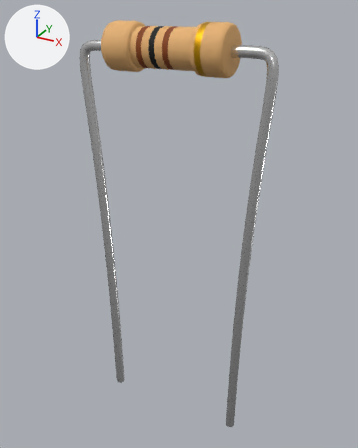
A saved change to the FBX model Assets/Models/Components/Resistor/Resistor.fbx.
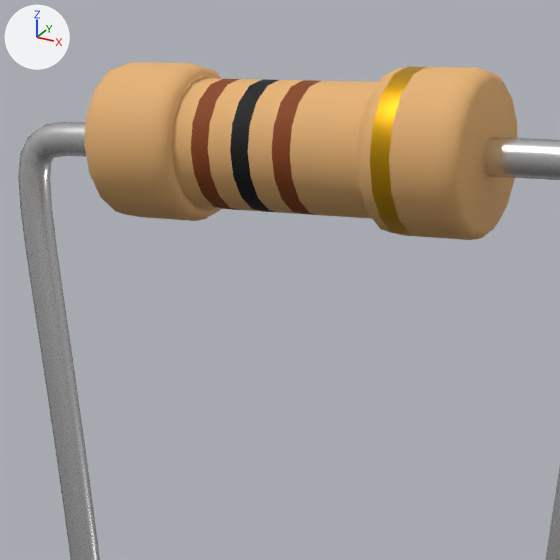
Each version is shown whole from a camera (50 mm lens) standing at (0.01148, -0.03378, 0.0232) and looking at (0.00018, -0.01323, 0.01293), then close up on the part from 21% to 71% of the width and 0% to 41% of the height. The axes (+X, +Y, +Z) are drawn at upper left. The lights are the same throughout. The older version's two pictures come first. Where no turn or scale is listed for an object, it has been applied to the vertices. Vertices at exactly the same position are counted once.

The first close-up shows 'Legs.002', 'Resistor-Axial Blue'.
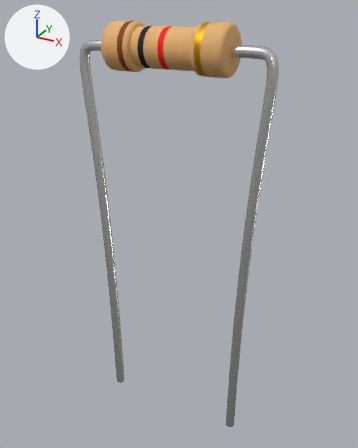
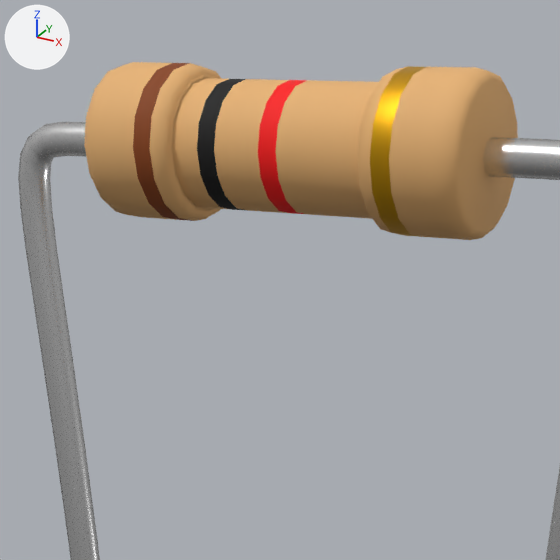
Boxes [x1, y1, x2, y2] around the edits, measured in the close-ups (560 x 560 px; the box of a moved part takes in the faces that stretch with it):
part 1 of me_cylinder_008, moved or reshaped: before [230, 79, 280, 213]; after [197, 79, 248, 211]
part 2 of me_cylinder_008, moved or reshaped: before [208, 79, 264, 212]; after [175, 78, 228, 209]
part 3 of me_cylinder_008, moved or reshaped: before [173, 78, 239, 210]; after [173, 78, 208, 208]
part 4 of me_cylinder_008, moved or reshaped: before [248, 80, 379, 219]; after [214, 79, 379, 219]
part 5 of me_cylinder_008, recoloured (darker): [134, 63, 189, 220] in both
part 6 of me_cylinder_008, recoloured: before [191, 79, 239, 210]; after [174, 78, 208, 208]
part 7 of me_cylinder_008, recoloured: before [272, 80, 320, 215]; after [258, 80, 307, 214]

Diff of the bpy script that builds the scene:
```diff
--- a/Assets/Models/Components/Resistor/Resistor.fbx.py
+++ b/Assets/Models/Components/Resistor/Resistor.fbx.py
@@ mat_red @@
+mat_red = principled_material('Red')
+mat_red.base_color = (1.0, 0.0, 0.0)  # red #ff0000
+mat_red.roughness = 0.75
@@ me_cylinder_008 @@
 me_cylinder_008.from_pydata(...)  # 384 vertices, 372 faces; spans x -0.003..0.003, y -0.00111..0.00109, z -0.00109..0.00111
 # used by ob_resistor_axial_blue; location = (0.0, -0.01375, 0.0215)
+# me_cylinder_008 part 1: all 32 vertices in x -0.00054..-0.00025, y -0.00091..0.00089, z -0.00089..0.00091 are moved by (-0.00055, 0.0, 0.0)
+# me_cylinder_008 part 2: all 16 vertices in x -0.00091, y -0.00091..0.00089, z -0.00089..0.00091 are moved by (-0.00054, 0.0, 0.0)
+# me_cylinder_008 part 3: all 16 vertices in x -0.0012, y -0.00091..0.00089, z -0.00089..0.00091 are moved by (-0.00029, 0.0, 0.0)
+# me_cylinder_008 part 4: all 32 vertices in x 0.00013..0.00042, y -0.00091..0.00089, z -0.00089..0.00091 are moved by (-0.00022, 0.0, 0.0)
+# me_cylinder_008 part 5: all 16 faces centred in x -0.00189, y -0.00107..0.00105, z -0.00105..0.00107 switch from mat_epoxy (orange #e7b373) to mat_brown (brown #893f06)
+# me_cylinder_008 part 6: all 16 faces centred in x -0.00105, y -0.00088..0.00085, z -0.00086..0.00087 switch from mat_brown (brown #893f06) to mat_epoxy (orange #e7b373)
+# me_cylinder_008 part 7: all 16 faces centred in x 0.00027, y -0.00088..0.00085, z -0.00086..0.00087 switch from mat_brown (brown #893f06) to mat_red (red #ff0000)
 me_cylinder_008.materials.append(mat_black)
```
